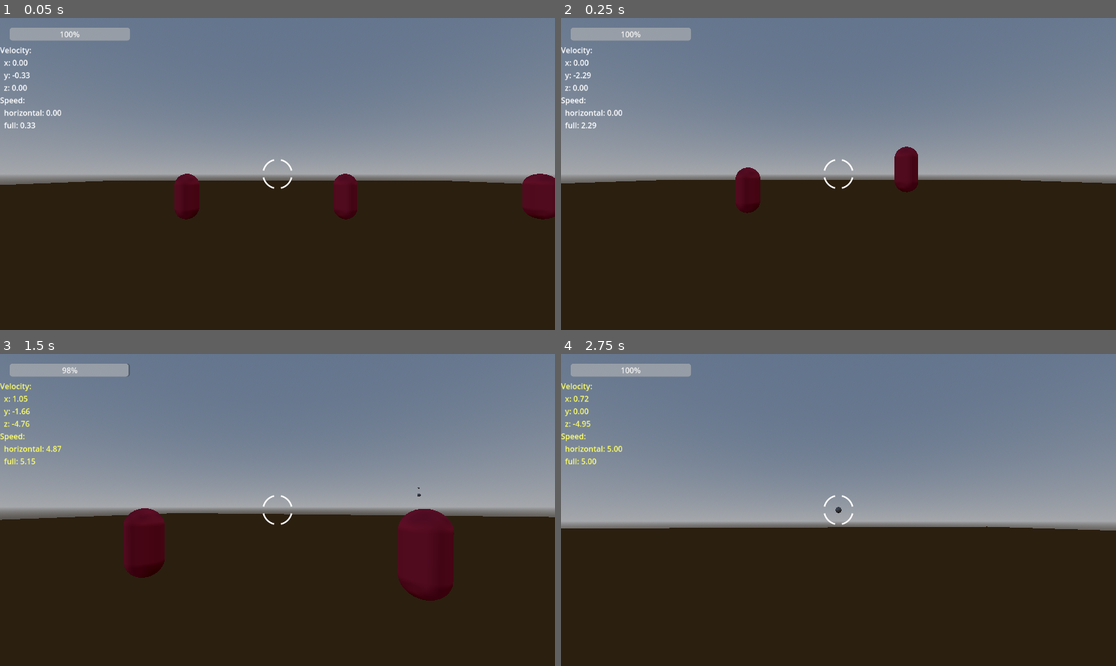
Above: before the commit, frames 1-4 (two rows, left to right).
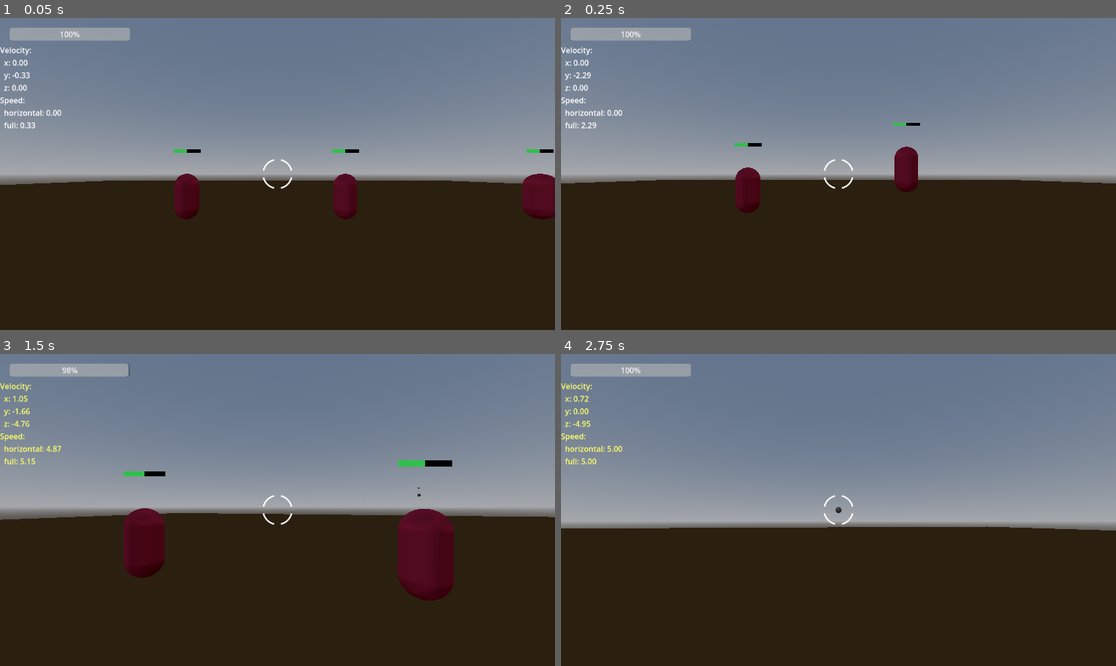
Above: after the commit, the same moments.

Repository: M4tt-/arena-fps
Game: Godot game, scene res://scenes/main/main.tscn
Two runs of this game, one before a commit and one after it. Both use one fixed random seed, a clock stepped at 60 frames per second and the inputs below.
Inputs (mouse positions are in pixels of both pictures, inside the frame that each line leads up to):
- Up to frame 1 (0.05 s): no input
- Up to frame 2 (0.25 s): no input
- Up to frame 3 (1.5 s): tap Enter at 0.5 s; move the mouse to (305, 510) at 0.52 s; press the mouse at (305, 510) at 0.53 s; hold W (move_forward) from 0.53 s (still down); tap Space (jump) at 0.77 s; move the mouse to (249, 510) at 1.27 s; release the mouse at (249, 510) at 1.28 s; right-click (249, 510) at 1.35 s
- Up to frame 4 (2.75 s): keep holding W (move_forward); tap Space (jump) at 1.52 s; move the mouse to (849, 503) at 2.02 s; press the mouse at (849, 503) at 2.03 s

The runs differ from the first frame. In frame 1, 0.2% of the frame differs, in the area x 31-100%, y 42-44%; in frame 2, 0.1%; in frame 3, 0.3%, in the area x 22-82%, y 34-40%; in frame 4, nothing differs.

Commit message:
Added a simple health bar on enemies.

Diff:
--- a/scenes/actors/enemy.tscn
+++ b/scenes/actors/enemy.tscn
@@ -1,6 +1,7 @@
-[gd_scene load_steps=5 format=3 uid="uid://cgis1eamjlb71"]
+[gd_scene load_steps=10 format=3 uid="uid://cgis1eamjlb71"]
 
 [ext_resource type="Script" uid="uid://ba0gwt8g4nydl" path="res://scripts/actors/enemies/enemy.gd" id="1_7p1mj"]
+[ext_resource type="Script" uid="uid://31v8xn8hogck" path="res://scripts/ui/health_bar.gd" id="2_qkj82"]
 
 [sub_resource type="CapsuleMesh" id="CapsuleMesh_8tegq"]
 
@@ -8,6 +9,20 @@
 albedo_color = Color(0.8160817, 0.087576754, 0.25527495, 1)
 
 [sub_resource type="CapsuleShape3D" id="CapsuleShape3D_7p1mj"]
+
+[sub_resource type="QuadMesh" id="QuadMesh_4i4j6"]
+size = Vector2(1.2, 0.15)
+
+[sub_resource type="StandardMaterial3D" id="StandardMaterial3D_qkj82"]
+shading_mode = 0
+albedo_color = Color(0.0018410678, 0.0018410682, 0.0018410678, 1)
+
+[sub_resource type="QuadMesh" id="QuadMesh_qkj82"]
+size = Vector2(1.2, 0.15)
+
+[sub_resource type="StandardMaterial3D" id="StandardMaterial3D_35asm"]
+shading_mode = 0
+albedo_color = Color(0.19098327, 0.7522338, 0.29679623, 1)
 
 [node name="Enemy" type="CharacterBody3D"]
 collision_layer = 4
@@ -20,3 +35,17 @@
 
 [node name="CollisionShape3D" type="CollisionShape3D" parent="."]
 shape = SubResource("CapsuleShape3D_7p1mj")
+
+[node name="HealthBar" type="Node3D" parent="."]
+transform = Transform3D(1, 0, 0, 0, 1, 0, 0, 0, 1, 0, 2, 0)
+script = ExtResource("2_qkj82")
+percent = 0.5
+
+[node name="Bg" type="MeshInstance3D" parent="HealthBar"]
+transparency = 0.5
+mesh = SubResource("QuadMesh_4i4j6")
+surface_material_override/0 = SubResource("StandardMaterial3D_qkj82")
+
+[node name="Fill" type="MeshInstance3D" parent="HealthBar"]
+mesh = SubResource("QuadMesh_qkj82")
+surface_material_override/0 = SubResource("StandardMaterial3D_35asm")
--- /dev/null
+++ b/scripts/ui/health_bar.gd
@@ -0,0 +1,37 @@
+extends Node3D
+
+@export_range(0.0, 1.0, 0.01) var percent: float = 1.0
+
+@onready var fill: MeshInstance3D = $Fill
+
+var _full_width: float
+
+func _ready() -> void:
+	# Cache the original width so we can shift as it shrinks.
+	# QuadMesh.size.x is the cleanest way if you're using QuadMesh.
+	var qm := fill.mesh as QuadMesh
+	_full_width = qm.size.x if qm else 1.0
+
+	_apply_percent()
+
+func _process(_delta: float) -> void:
+	var cam := get_viewport().get_camera_3d()
+	if cam == null:
+		print("HealthBar: cam is null")
+		return
+
+	# Billboard: match camera orientation so the quad faces it.
+	# This avoids look_at degeneracy / edge-on flips.
+	global_basis = cam.global_basis
+
+func set_percent(p: float) -> void:
+	percent = clamp(p, 0.0, 1.0)
+	_apply_percent()
+
+func _apply_percent() -> void:
+	# Shrink in X, keep Y/Z the same
+	fill.scale.x = percent
+
+	# Move left so it appears to shrink from right-to-left (left edge stays fixed)
+	# When scale.x decreases, the center shifts right unless we compensate.
+	fill.position.x = -((1.0 - percent) * _full_width * 0.5)
Not shown, added: scripts/ui/health_bar.gd.uid
